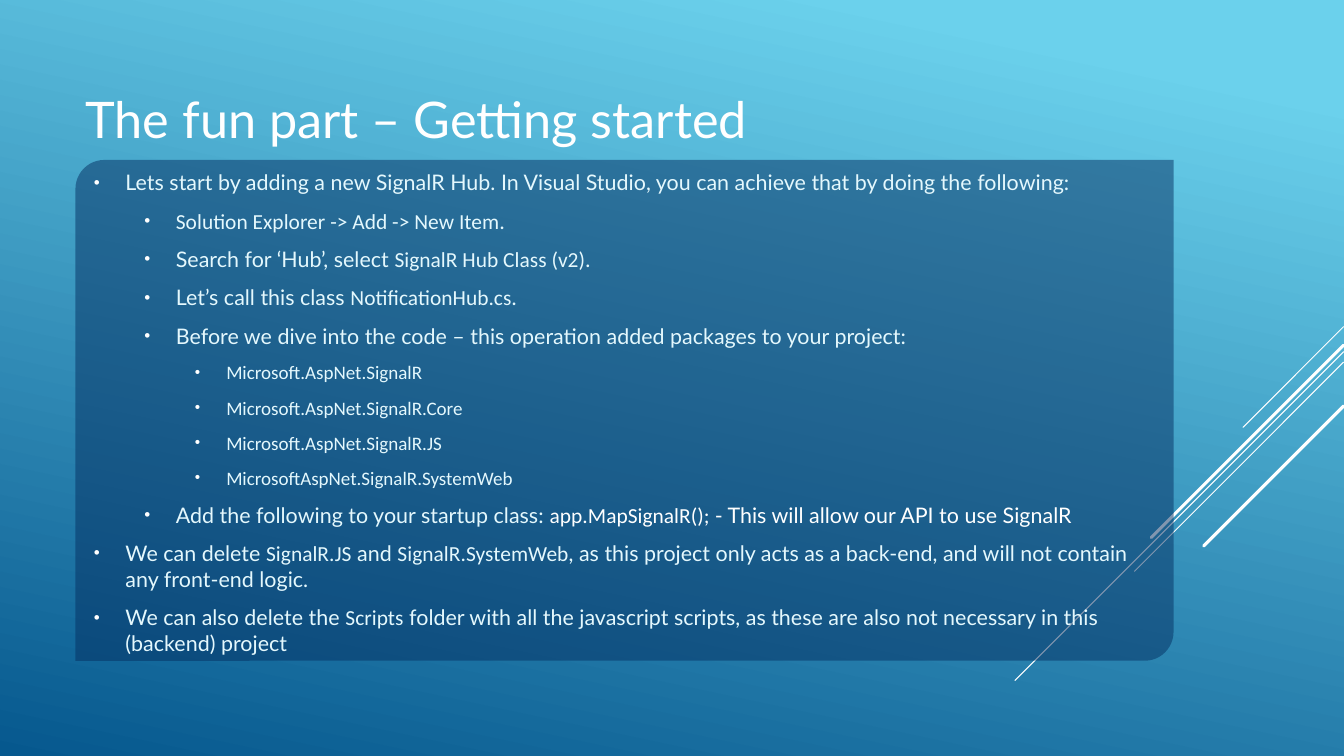
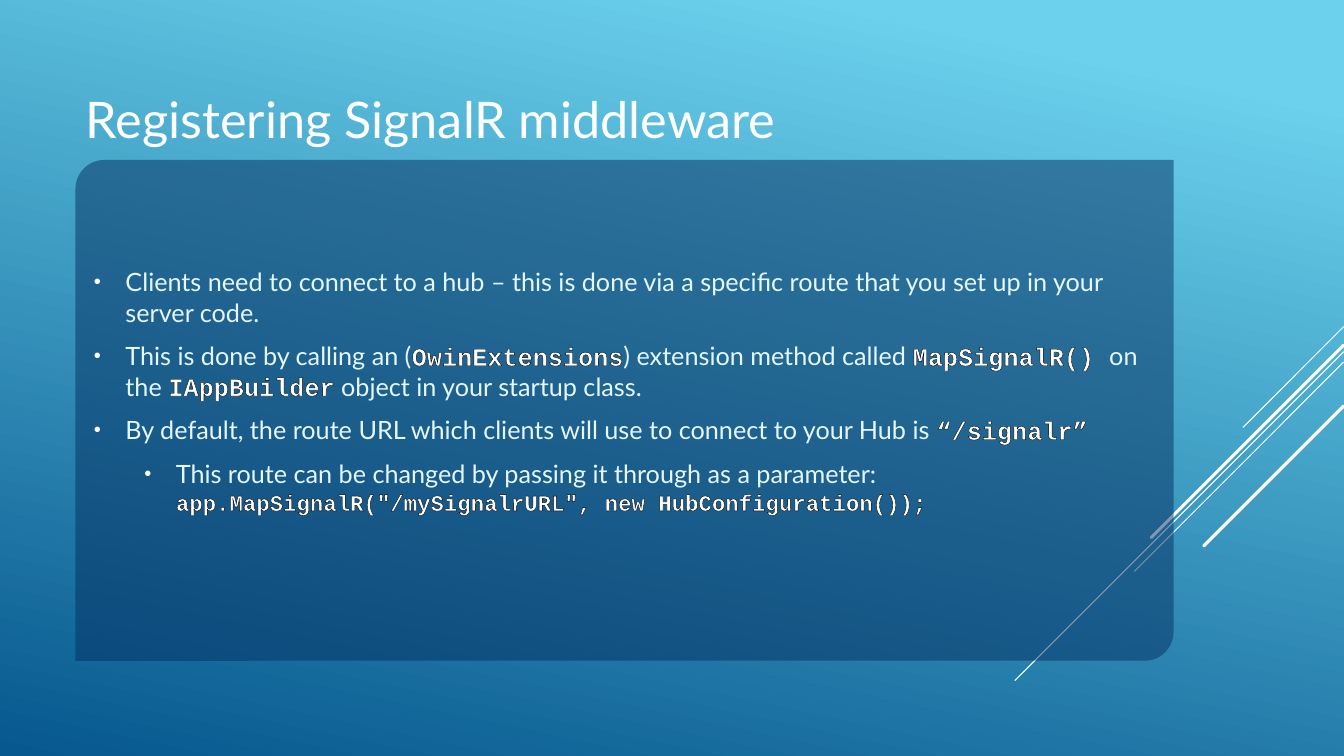
Before and after one commit to JAspeling/SignalR, a slide deck: slide 7 of SignalR.pptx (slide 8 before the commit). Drawn at 1344x756 pixels with LibreOffice and Linux fonts; fonts in the diff are those of the drawing. Boxes give left, top, right and bottom in pixels: in the first picture for what was removed or moved away, otherwise in the second. Text is boxed around its words. In the diff, an @@ line names an element or a change of style, - is before the commit and + after.

Commit message:
Continued signalR implementation + presentation WIP: Fix DI

```diff
--- a/SignalR.pptx
+++ b/SignalR.pptx
@@ title at [86, 101, 775, 147]: text changed @@
-The fun part – Getting started
+Registering SignalR middleware
@@ text at [125, 272, 1137, 516]: text changed; size 15.3 to 18 pt @@
-• Lets start by adding a new SignalR Hub. In Visual Studio, you can achieve that by doing the following:
-  • Solution Explorer -> Add -> New Item.
-  • Search for ‘Hub’, select SignalR Hub Class (v2).
-  • Let’s call this class NotificationHub.cs.
-  • Before we dive into the code – this operation added packages to your project:
-    • Microsoft.AspNet.SignalR
-    • Microsoft.AspNet.SignalR.Core
-    • Microsoft.AspNet.SignalR.JS
-    • MicrosoftAspNet.SignalR.SystemWeb
-  • Add the following to your startup class: app.MapSignalR(); - This will allow our API to use SignalR
-• We can delete SignalR.JS and SignalR.SystemWeb, as this project only acts as a back-end, and will not contain any front-end logic.
-• We can also delete the Scripts folder with all the javascript scripts, as these are also not necessary in this (backend) project
+• Clients need to connect to a hub – this is done via a specific route that you set up in your server code.
+• This is done by calling an (OwinExtensions) extension method called MapSignalR() on the IAppBuilder object in your startup class.
+• By default, the route URL which clients will use to connect to your Hub is “/signalr”
+  • This route can be changed by passing it through as a parameter:
+    app.MapSignalR("/mySignalrURL", new HubConfiguration());
```
Also in this commit, not shown: 6 other slides changed, 23 slides added, 2 slides removed, 12 other files.
